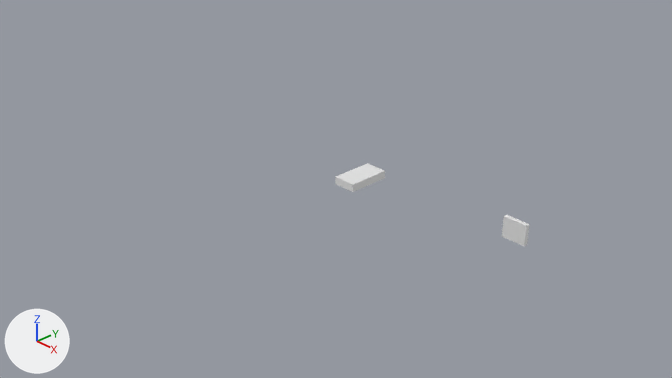
Before and after pictures for a commit that changed the Blender file blender/batchrocket/mould.blend.
Camera for both pictures: the file's camera 'Camera'. The lights are fixed; the arrows at lower left show +X, +Y and +Z. The same objects are shown in both versions, whatever each file hides.
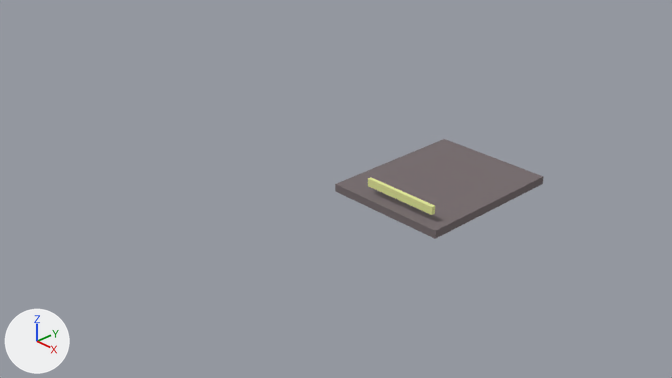
Boxes [x1, y1, x2, y2] around the edits, measured in the pictures (672 x 378 px):
'Cube.004', recoloured, moved, rescaled (310% wider, 237% taller)
    before: [335, 163, 385, 192]
    after: [335, 139, 543, 239]
'Cube.006', recoloured, moved, rescaled (143% wider, 22% taller)
    before: [502, 215, 529, 246]
    after: [368, 177, 435, 215]

Edits to the bpy script that builds the scene:
```text
Add mat_mermer:
    mat_mermer = diffuse_material('mermer')
    mat_mermer.base_color = (0.77, 0.8, 0.329)  # beige #e3e79b
Add mat_beton:
    mat_beton = diffuse_material('beton')
    mat_beton.base_color = (0.198, 0.166, 0.172)  # grey #7b7173
Change me_cube_004:
    where me_cube_004.from_pydata(...)  # 8 vertices, 6 faces; spans x 0.0..2.0, y 0.0..2.0, z 0.0..2.0
    add me_cube_004.materials.append(mat_beton)  # grey #7b7173
Change me_cube_002:
    where me_cube_002.from_pydata(...)  # 8 vertices, 6 faces; spans x 0.0..2.0, y 0.0..2.0, z 0.0..2.0
    add me_cube_002.materials.append(mat_mermer)  # beige #e3e79b
Change ob_cube_004:
    ob_cube_004.location: (0.0, 0.0, 0.0) -> (0.0, 0.0, -0.1)
    ob_cube_004.scale: (0.15, 0.275, 0.05) -> (0.8, 1.0, 0.05)
Change ob_cube_006:
    ob_cube_006.location: (2.172, 0.428, 0.0) -> (0.45, 0.1, 0.1)
    ob_cube_006.scale: (0.15, 0.025, 0.125) -> (0.5, 0.025, 0.05)
```
